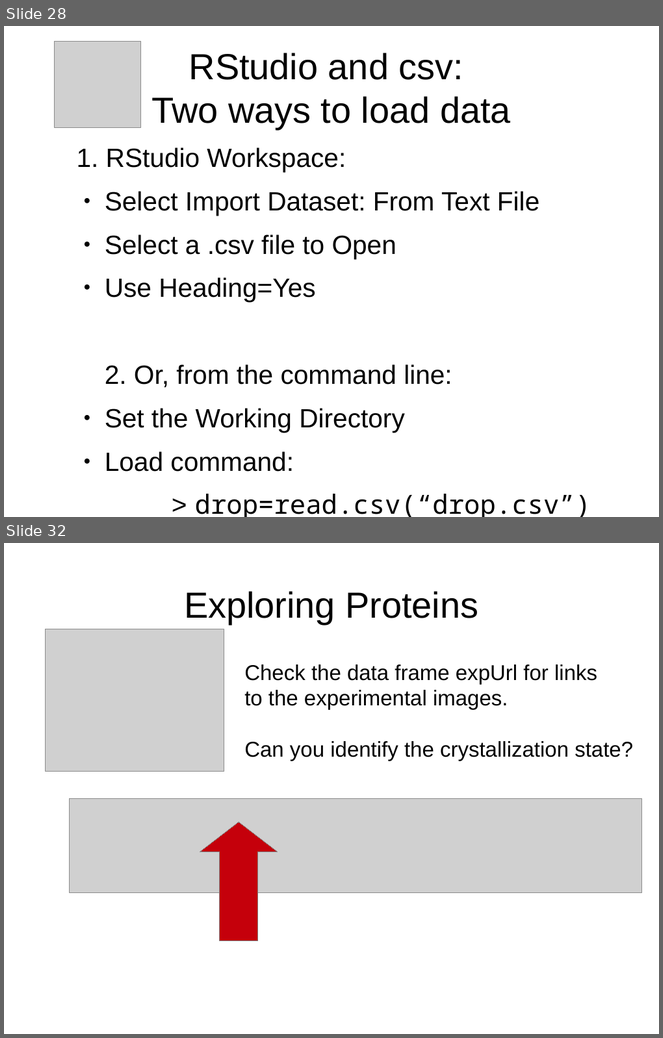
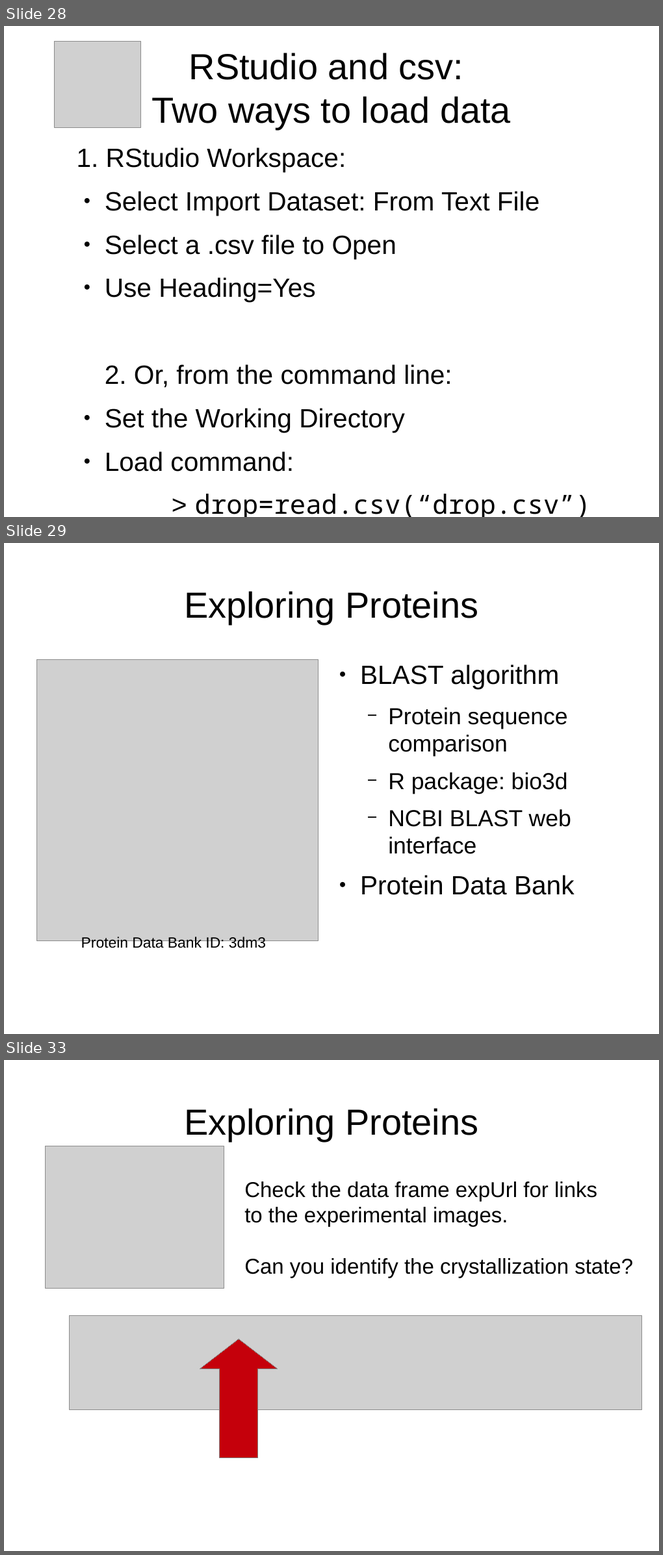
Before and after one commit to ubccr/hsws, a slide deck: slides/project-intro.odp. Shown one above the other, each under a label of ours: slides 28 and 32 before the commit, slides 28, 29 and 33 after it; the slides between them are not shown. The pictures are 663x1038 and 663x1555 pixels, drawn with LibreOffice and Linux fonts; fonts in the diff are those of the drawing; grey boxes stand for pictures. Boxes give left, top, right and bottom in pixels: in the first picture for what was removed or moved away, otherwise in the second. Text is boxed around its words. In the diff, an @@ line names an element or a change of style, - is before the commit and + after.

```diff
--- a/slides/project-intro.odp
+++ b/slides/project-intro.odp
@@ slide 29 added at bbox=[4, 543, 659, 1034], background #FFFFFF @@
@@ title added at bbox=[184, 591, 478, 624], 44 pt, text #000000 @@
+Exploring Proteins
@@ picture added at bbox=[36, 659, 318, 941] @@
@@ text added at bbox=[360, 665, 575, 895], 28 pt, text #000000 @@
+● BLAST algorithm
+  − Protein sequence comparison
+  − R package: bio3d
+  − NCBI BLAST web interface
+● Protein Data Bank
@@ text added at bbox=[81, 937, 266, 952], 18 pt, text #000000 @@
+Protein Data Bank ID: 3dm3
@@ what was slide 32 is now slide 33 @@
```
Also in this commit, not shown: 7 slides changed, 2 other slides added, 2 slides removed, 1 other file.
